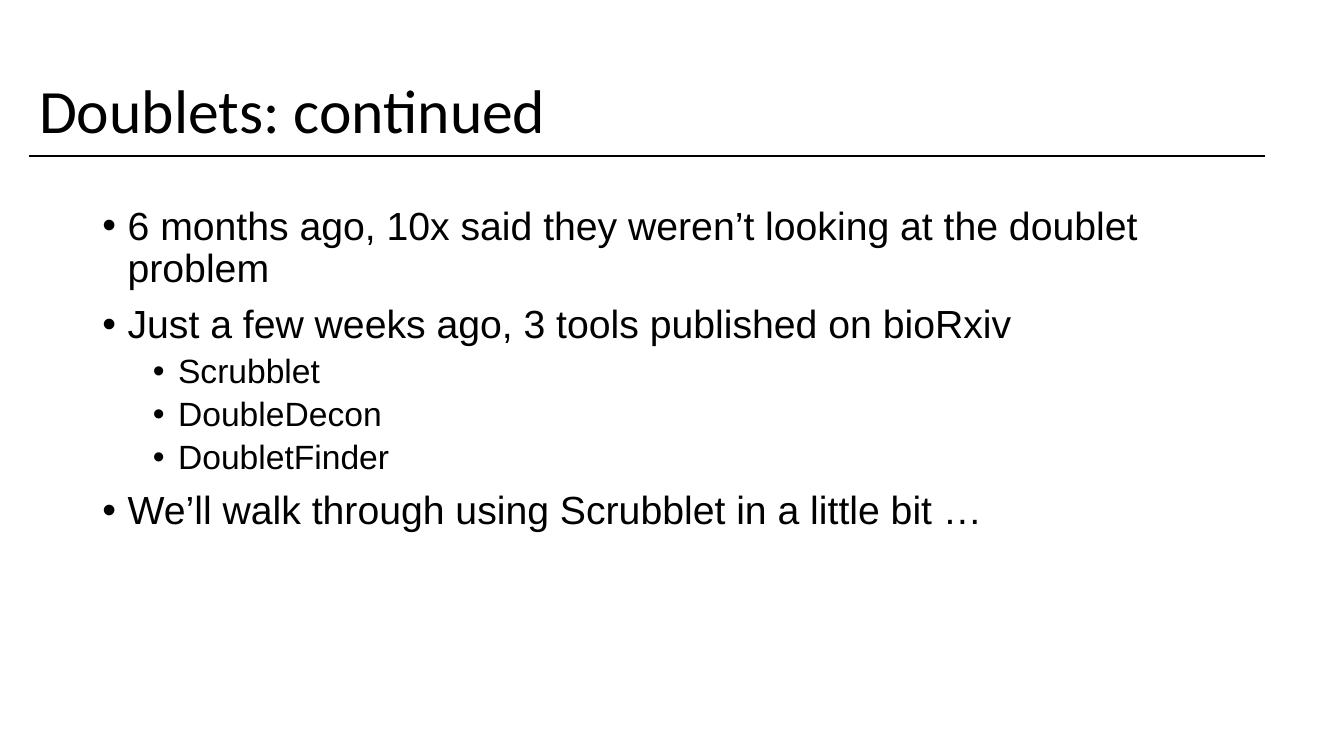
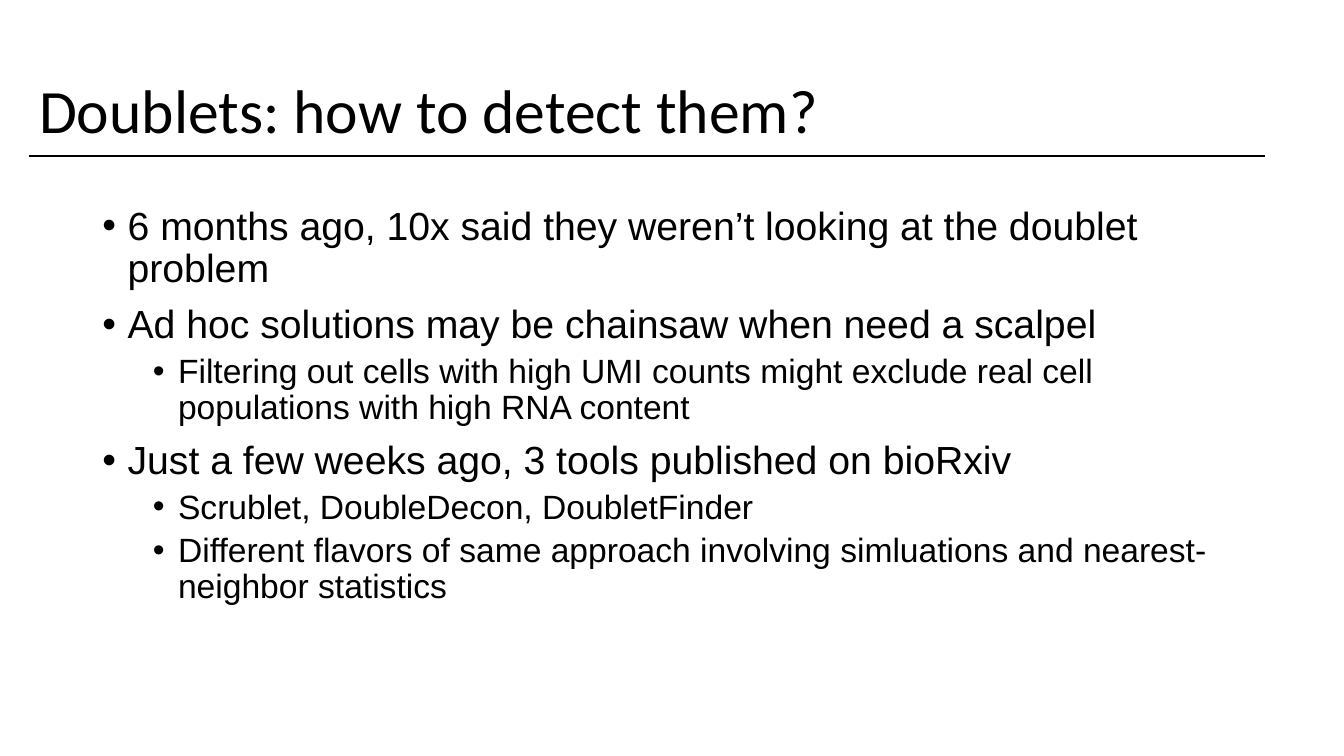
Before and after one commit to yasinkaymaz/singleCellRNAseq_workshop, a slide deck: slide 16 of IntroToscRNASeq_Background.pptx (slide 13 before the commit). Drawn at 1344x756 pixels with LibreOffice and Linux fonts; fonts in the diff are those of the drawing. Boxes give left, top, right and bottom in pixels: in the first picture for what was removed or moved away, otherwise in the second. Text is boxed around its words. In the diff, an @@ line names an element or a change of style, - is before the commit and + after.

Commit message:
updated ppt

```diff
--- a/IntroToscRNASeq_Background.pptx
+++ b/IntroToscRNASeq_Background.pptx
@@ title at [39,90,817,134]: text changed @@
-Doublets: continued
+Doublets: how to detect them?
@@ text at [128,309,1096,426]: paragraphs added @@
+• Ad hoc solutions may be chainsaw when need a scalpel
+  • Filtering out cells with high UMI counts might exclude real cell populations with high RNA content
@@ text at [178,494,1206,605]: text changed; size 28 to 24 pt @@
-  • Scrubblet
-  • DoubleDecon
-  • DoubletFinder
-• We’ll walk through using Scrubblet in a little bit …
+  • Scrublet, DoubleDecon, DoubletFinder
+  • Different flavors of same approach involving simluations and nearest-neighbor statistics
```
Also in this commit, not shown: 5 other slides changed, 8 slides added, 1 slide removed.
